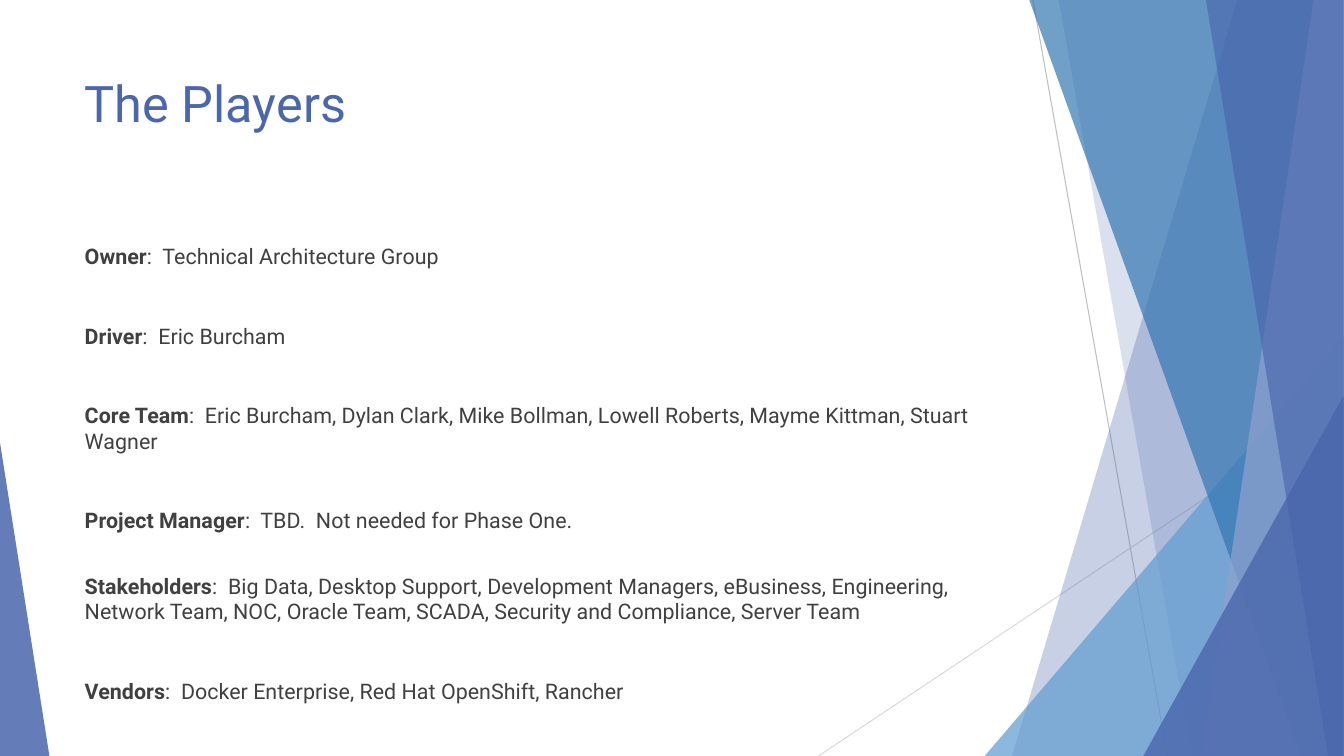
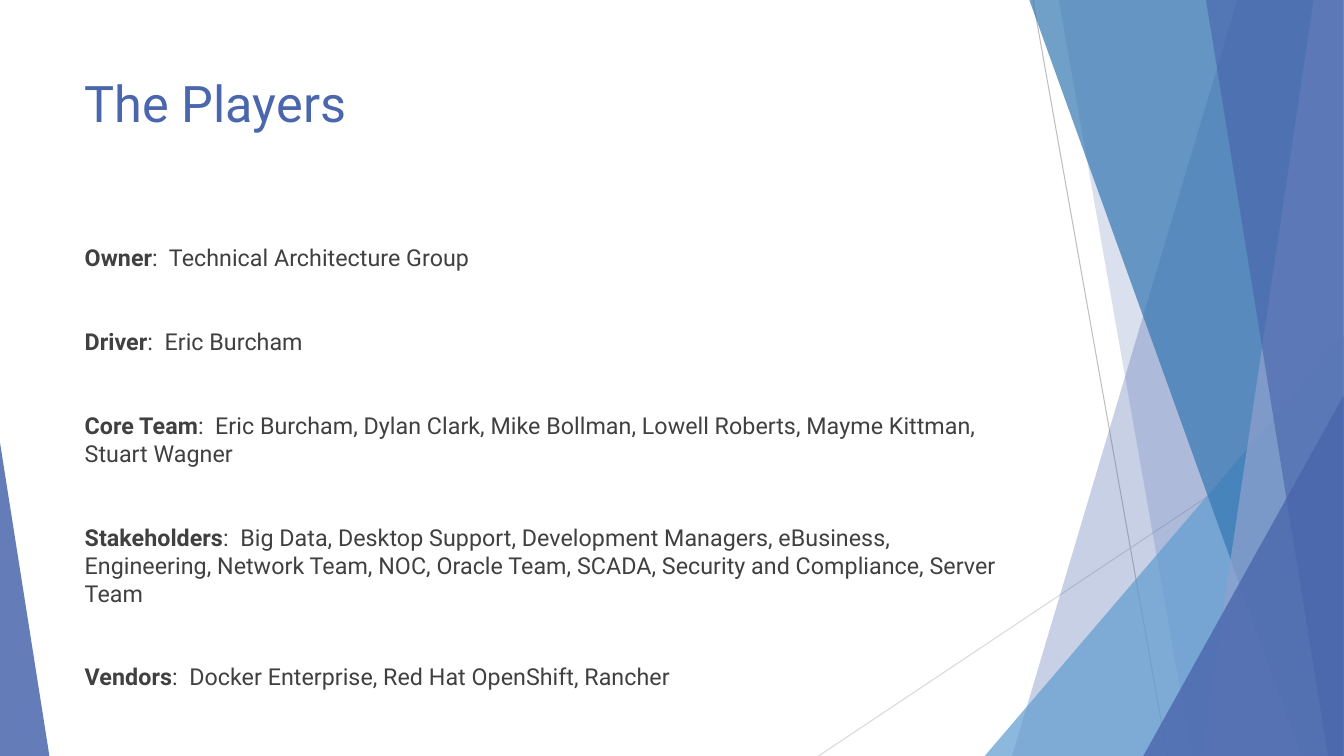
Before and after one commit to EnterpriseProductsLP/docker-straw-man, a slide deck: slide 5 of presentation.pptx (slide 4 before the commit). Drawn at 1344x756 pixels with LibreOffice and Linux fonts; fonts in the diff are those of the drawing. Boxes give left, top, right and bottom in pixels: in the first picture for what was removed or moved away, otherwise in the second. Text is boxed around its words. In the diff, an @@ line names an element or a change of style, - is before the commit and + after.

```diff
--- a/presentation.pptx
+++ b/presentation.pptx
@@ text "Owner: Technical Architecture Group" at (85,248,996,690): size 15.3 to 16.6 pt @@
@@ text at (85,511,573,533): paragraph removed @@
-Project Manager: TBD. Not needed for Phase One.
```
Also in this commit, not shown: 10 other slides changed, 3 slides added.
